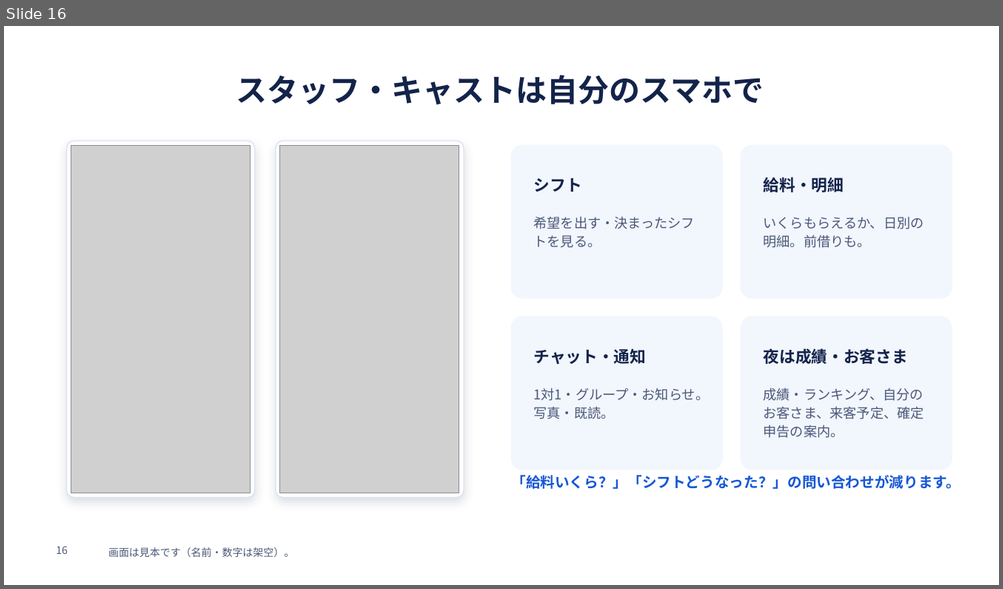
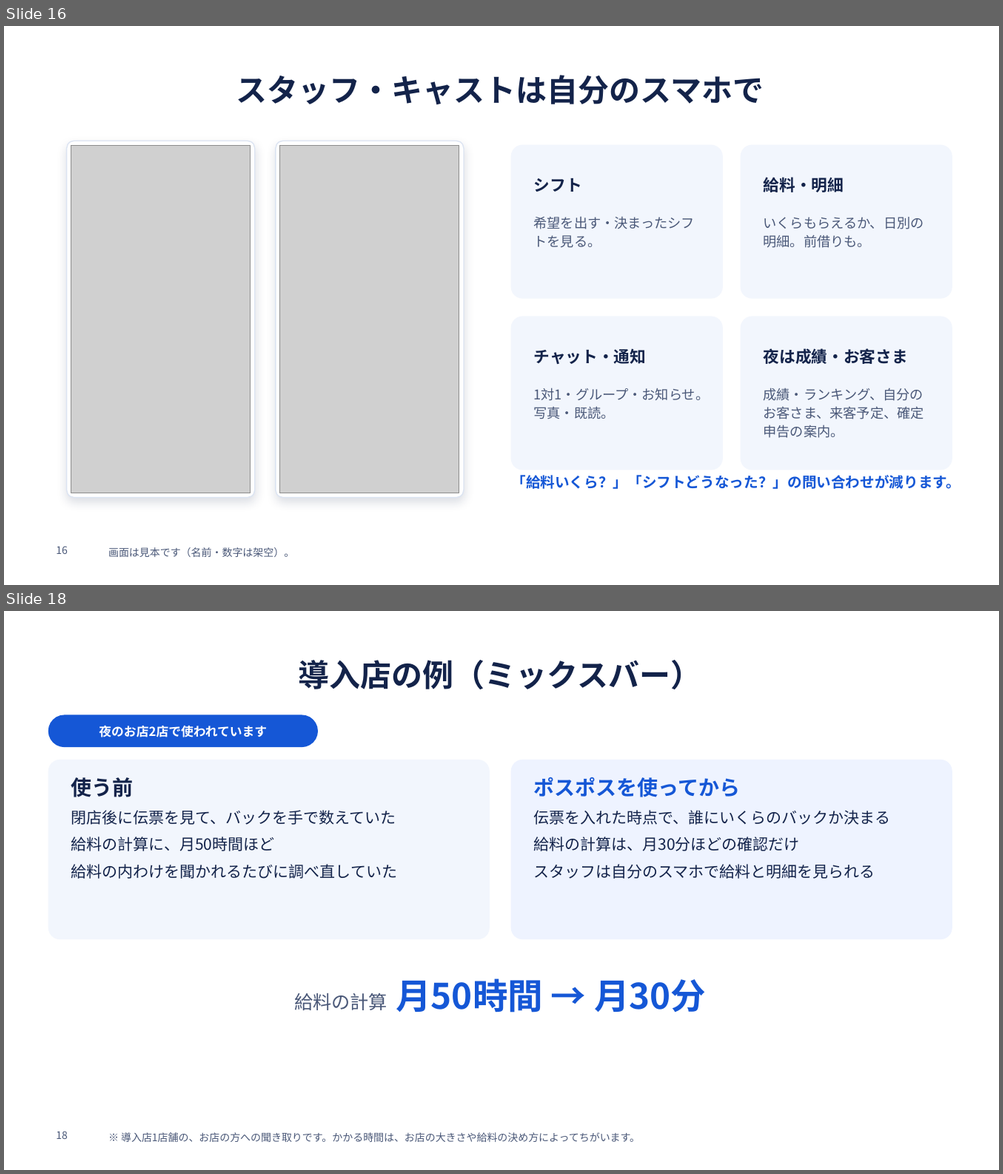
Before and after one commit to SatoAkito2026/GACHICAREERAI, a slide deck: docs/posupos-sales/posupos-shiryo.pptx. Shown one above the other, each under a label of ours: slide 16 before the commit, slides 16 and 18 after it; the slides between them are not shown. The pictures are 1003x589 and 1003x1174 pixels, drawn with LibreOffice and Linux fonts; fonts in the diff are those of the drawing; grey boxes stand for pictures; background and template pictures are left out. Boxes give left, top, right and bottom in pixels: in the first picture for what was removed or moved away, otherwise in the second. Text is boxed around its words. In the diff, an @@ line names an element or a change of style, - is before the commit and + after.

```diff
--- a/docs/posupos-sales/posupos-shiryo.pptx
+++ b/docs/posupos-sales/posupos-shiryo.pptx
@@ slide 18 added at [4,611,999,1170], background #FFFFFF @@
@@ title added at [299,660,702,689], 30 pt, text #13234A, bold @@
+導入店の例（ミックスバー）
@@ rounded rectangle added at [48,715,317,747], fill #1557D6, outline #1557D6 1 pt @@
@@ text added at [99,725,267,738], 12 pt, text #FFFFFF, bold @@
+夜のお店2店で使われています
@@ rounded rectangle added at [48,760,489,940], fill #F2F6FD, outline #F2F6FD 1 pt @@
@@ rounded rectangle added at [512,760,951,940], fill #EEF3FF, outline #EEF3FF 1 pt @@
@@ text added at [71,777,397,879], 15 pt, text #13234A @@
+使う前
+閉店後に伝票を見て、バックを手で数えていた
+給料の計算に、月50時間ほど
+給料の内わけを聞かれるたびに調べ直していた
@@ text added at [534,777,891,879], 15 pt, text #13234A @@
+ポスポスを使ってから
+伝票を入れた時点で、誰にいくらのバックか決まる
+給料の計算は、月30分ほどの確認だけ
+スタッフは自分のスマホで給料と明細を見られる
@@ text added at [294,979,706,1013], 34 pt, text #1557D6, bold @@
+給料の計算 月50時間 → 月30分
@@ page number added at [56,1131,68,1139], 10 pt, text #4A5878 @@
+18
@@ text added at [121,1133,640,1142], 10 pt, text #4A5878 @@
+※ 導入店1店舗の、お店の方への聞き取りです。かかる時間は、お店の大きさや給料の決め方によってちがいます。
```
Also in this commit, not shown: 5 slides changed, 5 other files.
